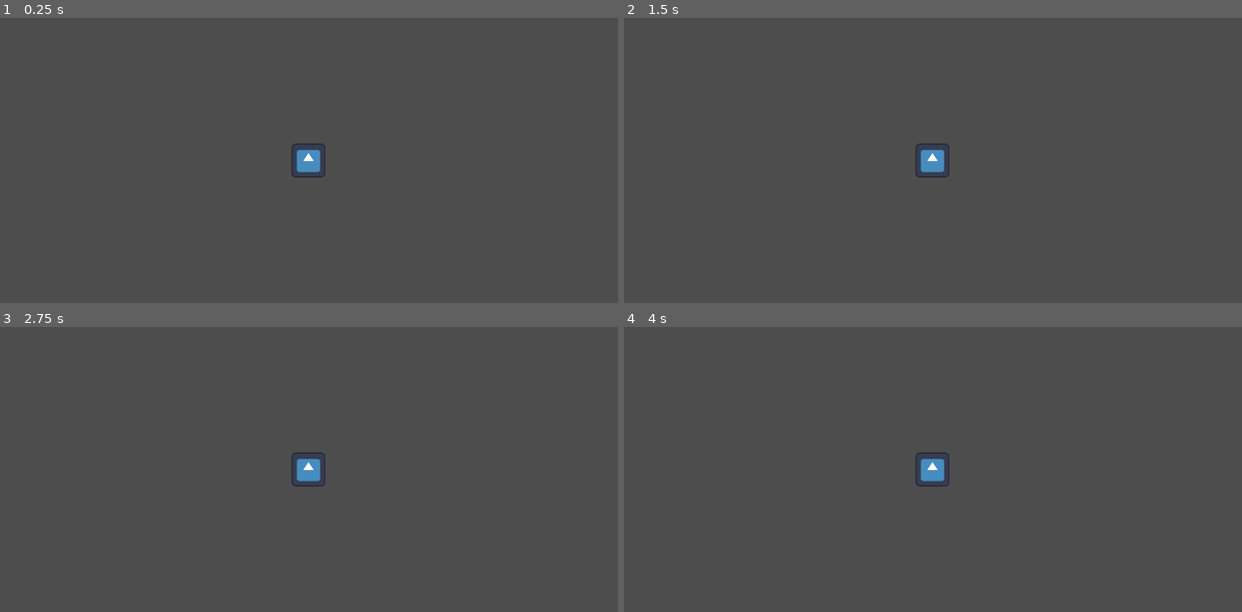
Above: before the commit, frames 1-4 (two rows, left to right).
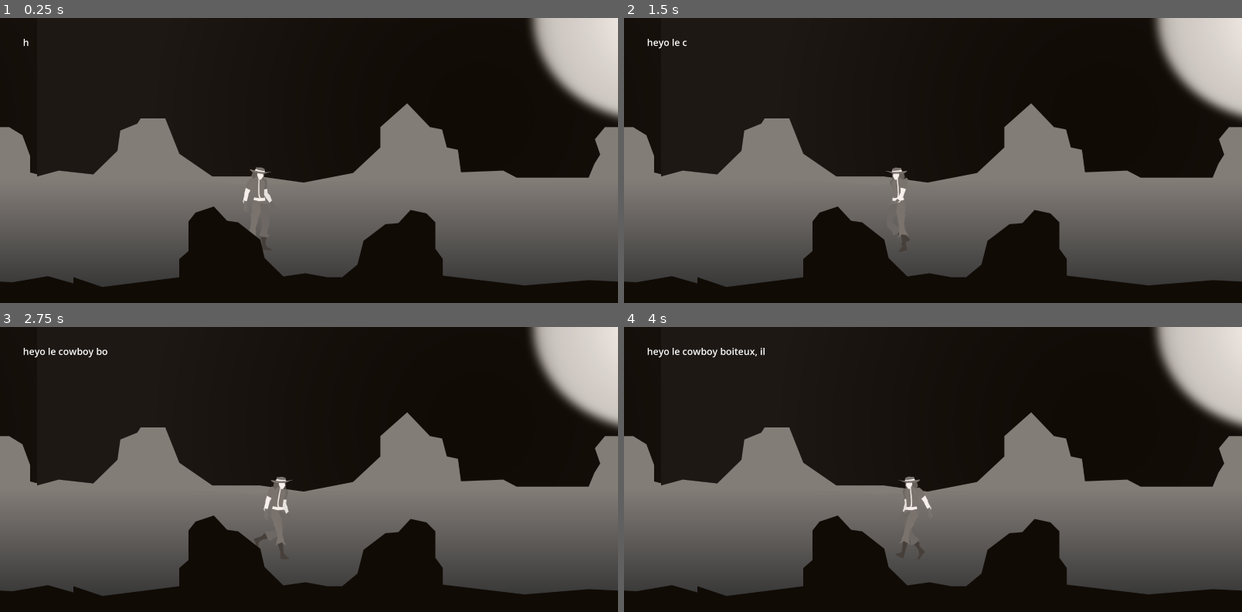
Above: after the commit, the same moments.

Repository: leo-nach/OffSeasonStart
Game: Godot game, scene res://level_scene.tscn
The game is run twice, just before and just after one commit, with the same random seed, the same clock (stepped at 60 frames per second) and the same inputs. Before the commit the project starts from res://main_scene.tscn. The engine's default icon, where the game draws it, is replaced by a stand-in: a white triangle on a blue panel in a dark square.
Inputs:
- Up to frame 1 (0.25 s): no input
- Up to frame 2 (1.5 s): hold Right (ui_right) 0.53-1.28 s; hold Left (ui_left) from 1.28 s (still down)
- Up to frame 3 (2.75 s): release Left (ui_left) at 2.03 s; hold Right (ui_right) from 2.03 s (still down)
- Up to frame 4 (4 s): release Right (ui_right) at 3.53 s; hold Left (ui_left) from 3.53 s (still down)

The runs differ from the first frame. In frame 1, 84% of the frame differs, in the area x 0-100%, y 0-100%; in frame 2, 84%; in frame 3, 84%; in frame 4, 84%.

Commit message:
Apk setup bon

Diff:
--- a/project.godot
+++ b/project.godot
@@ -11,7 +11,7 @@
 [application]
 
 config/name="OffSeasonStart"
-run/main_scene="res://main_scene.tscn"
+run/main_scene="res://level_scene.tscn"
 config/features=PackedStringArray("4.2", "Forward Plus")
 config/icon="res://icon.svg"
 
Not shown, changed: OffSeasonStart.apk
Not shown, changed: OffSeasonStart.apk.idsig
